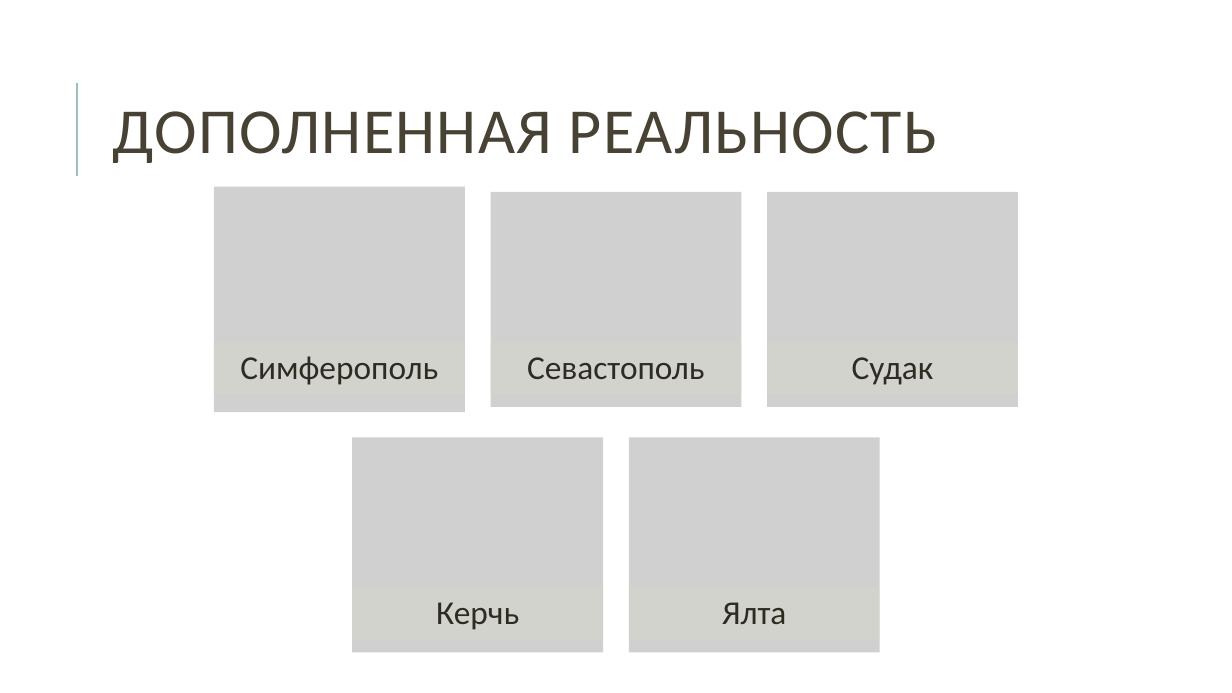
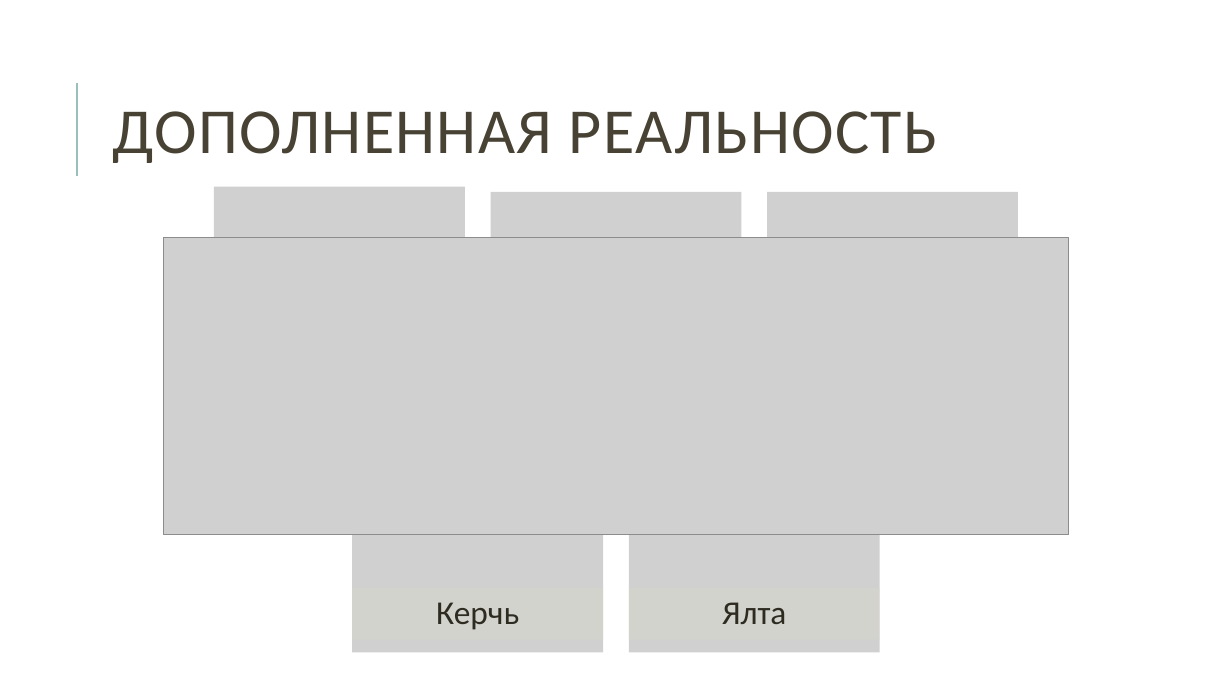
Before and after one commit to kompot-Vjacovich/Diplom, a slide deck: slide 7 of Презентация.pptx (slide 5 before the commit). Drawn at 1232x693 pixels with LibreOffice and Linux fonts; fonts in the diff are those of the drawing; grey boxes stand for pictures. Boxes give left, top, right and bottom in pixels: in the first picture for what was removed or moved away, otherwise in the second. Text is boxed around its words. In the diff, an @@ line names an element or a change of style, - is before the commit and + after.

```diff
--- a/Презентация.pptx
+++ b/Презентация.pptx
@@ picture added at <box>163,238,1069,535</box> @@
@@ group removed at <box>214,343,1019,395</box>: 3 rectangles, 3 texts @@
-Симферополь
-Севастополь
-Судак
```
Also in this commit, not shown: 2 slides added, 48 other files.
